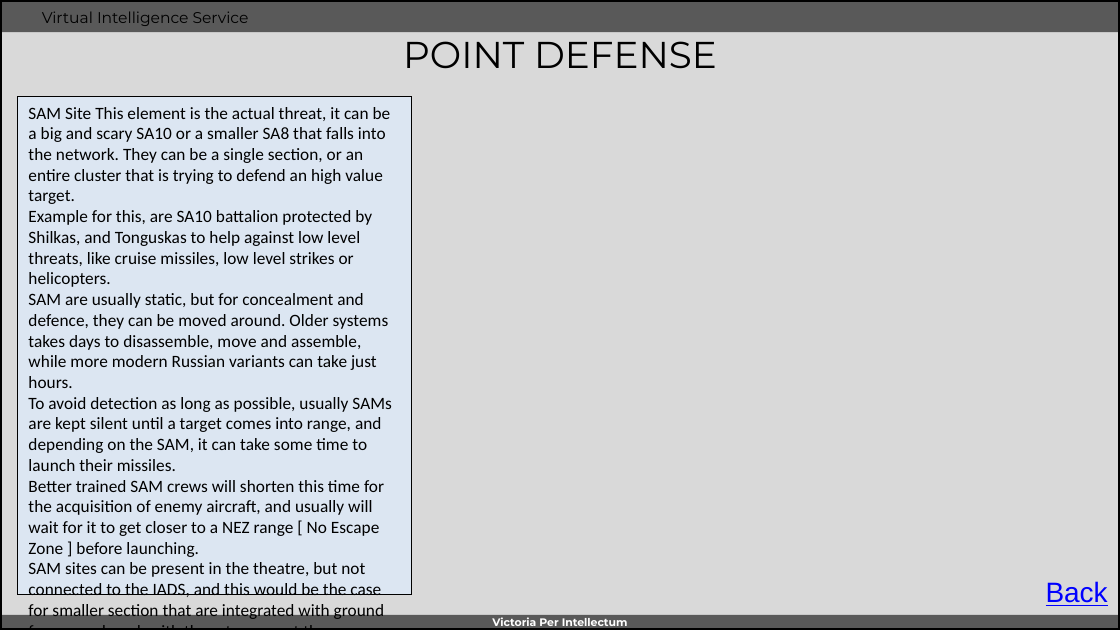
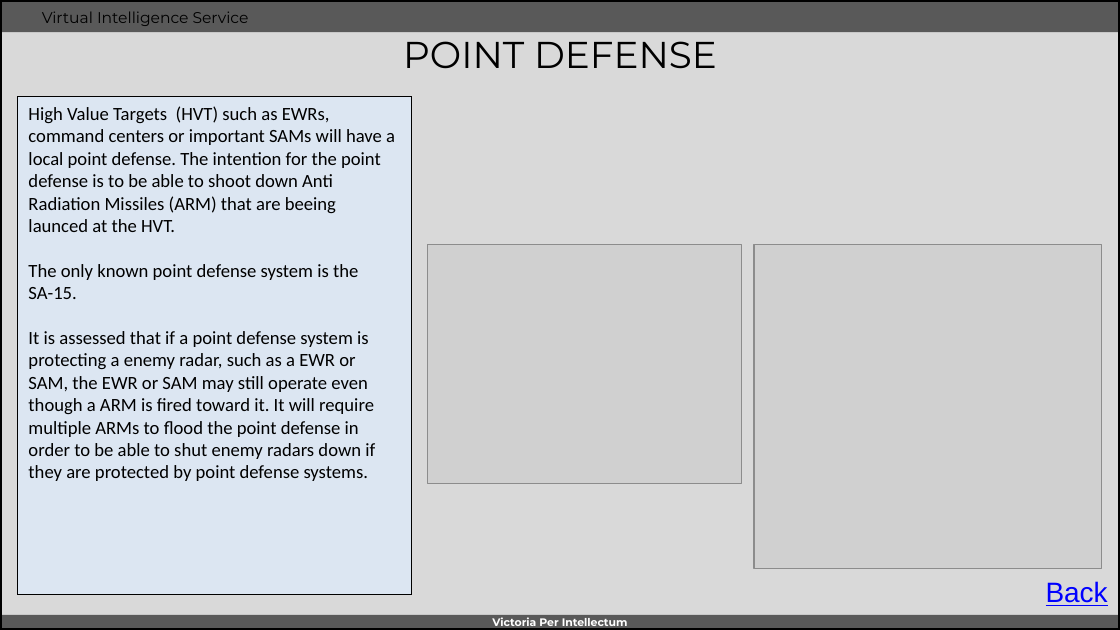
Before and after one commit to 132nd-vWing/VIS, a slide deck: slide 9 of OPAR/INTREP VIS OPAR-002 - Syrian IADS.pptx (slide 6 before the commit). Drawn at 1120x630 pixels with LibreOffice and Linux fonts; fonts in the diff are those of the drawing; grey boxes stand for pictures; background and template pictures are left out. Boxes give left, top, right and bottom in pixels: in the first picture for what was removed or moved away, otherwise in the second. Text is boxed around its words. In the diff, an @@ line names an element or a change of style, - is before the commit and + after.

```diff
--- a/OPAR/INTREP VIS OPAR-002 - Syrian IADS.pptx
+++ b/OPAR/INTREP VIS OPAR-002 - Syrian IADS.pptx
@@ text in rectangle at (x1=28, y1=106, x2=395, y2=481): text changed; size 11.1 to 12 pt @@
-SAM Site This element is the actual threat, it can be a big and scary SA10 or a smaller SA8 that falls into the network. They can be a single section, or an entire cluster that is trying to defend an high value target.
-Example for this, are SA10 battalion protected by Shilkas, and Tonguskas to help against low level threats, like cruise missiles, low level strikes or helicopters.
-SAM are usually static, but for concealment and defence, they can be moved around. Older systems takes days to disassemble, move and assemble, while more modern Russian variants can take just hours.
-To avoid detection as long as possible, usually SAMs are kept silent until a target comes into range, and depending on the SAM, it can take some time to launch their missiles.
-Better trained SAM crews will shorten this time for the acquisition of enemy aircraft, and usually will wait for it to get closer to a NEZ range [ No Escape Zone ] before launching.
-SAM sites can be present in the theatre, but not connected to the IADS, and this would be the case for smaller section that are integrated with ground forces, and work with them to support them directly.
-.
+High Value Targets (HVT) such as EWRs, command centers or important SAMs will have a local point defense. The intention for the point defense is to be able to shoot down Anti Radiation Missiles (ARM) that are beeing launced at the HVT.
+The only known point defense system is the SA-15.
+It is assessed that if a point defense system is protecting a enemy radar, such as a EWR or SAM, the EWR or SAM may still operate even though a ARM is fired toward it. It will require multiple ARMs to flood the point defense in order to be able to shut enemy radars down if they are protected by point defense systems.
@@ picture added at (x1=428, y1=244, x2=741, y2=484) @@
@@ picture added at (x1=754, y1=244, x2=1102, y2=569) @@
```
Also in this commit, not shown: 6 other slides changed.
